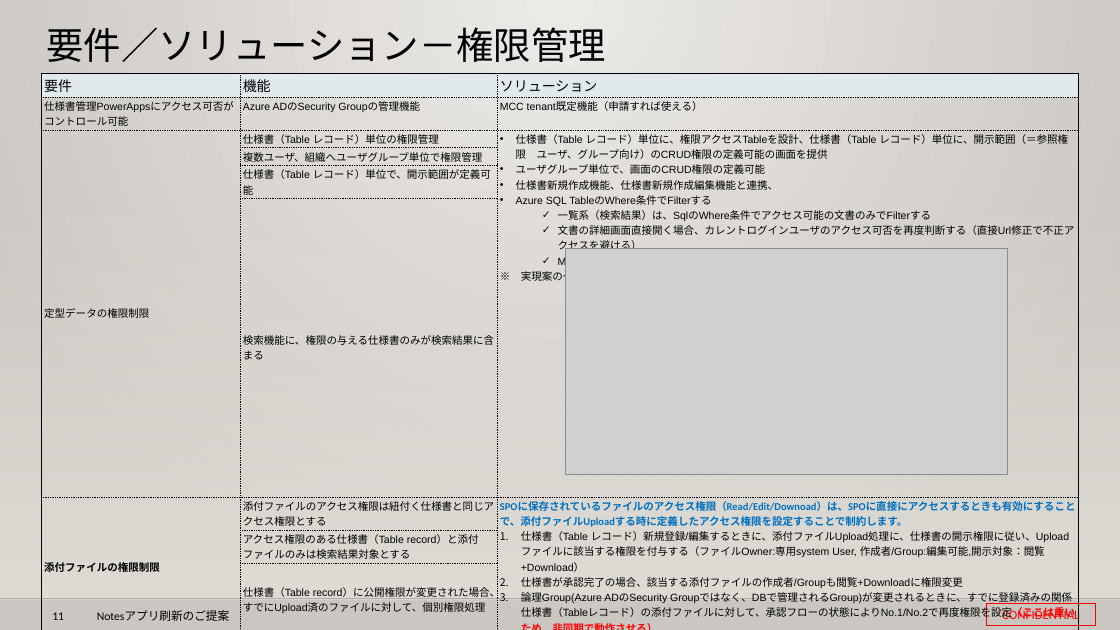
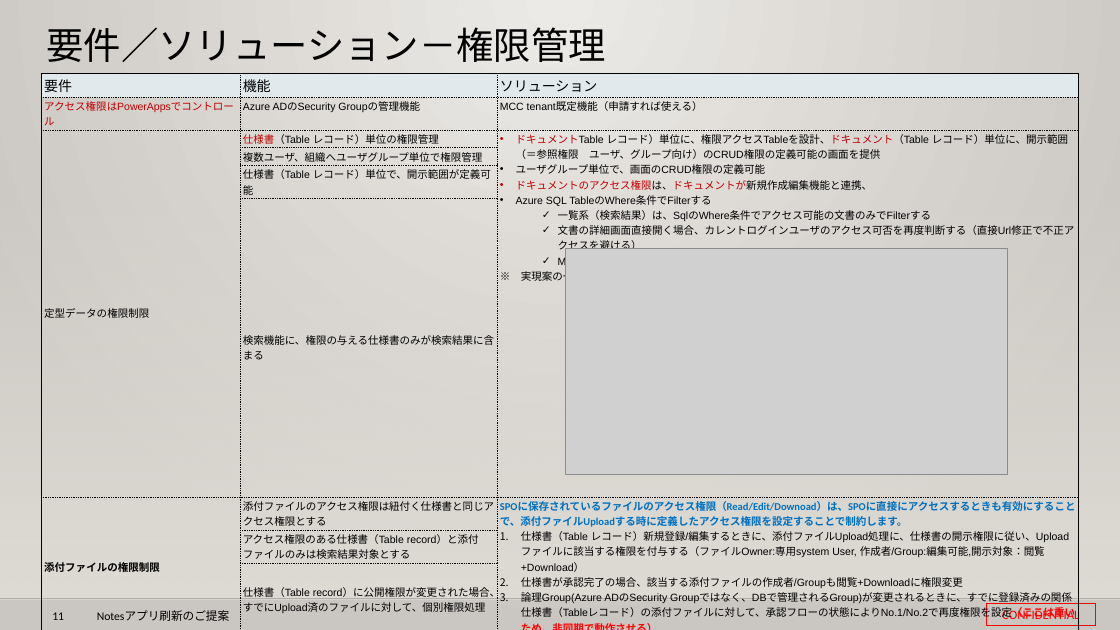
Before and after one commit to 0494938/Notes--CMS-Online, a slide deck: slide 11 of Notesアプリ刷新プロジェクト提案見積もり.v3.pptx. Drawn at 1120x630 pixels with LibreOffice and Linux fonts; fonts in the diff are those of the drawing; grey boxes stand for pictures; background and template pictures are left out. Boxes give left, top, right and bottom in pixels: in the first picture for what was removed or moved away, otherwise in the second. Text is boxed around its words. In the diff, an @@ line names an element or a change of style, - is before the commit and + after.

```diff
--- a/Notesアプリ刷新プロジェクト提案見積もり.v3.pptx
+++ b/Notesアプリ刷新プロジェクト提案見積もり.v3.pptx
@@ table at [42,74,1079,624] @@
-row 2, column 1: 仕様書管理PowerAppsにアクセス可否がコントロール可能
+row 2, column 1: アクセス権限はPowerAppsでコントロール
-row 3, column 3: 仕様書（Table レコード）単位に、権限アクセスTableを設計、仕様書（Table レコード）単位に、開示範囲（＝参照権限 ユーザ、グループ向け）のCRUD権限の定義可能の画面を提供 / ユーザグループ単位で、画面のCRUD権限の定義可能 / 仕様書新規作成機能、仕様書新規作成編集機能と連携、 / Azure SQL TableのWhere条件でFilterする / 一覧系（検索結果）は、SqlのWhere条件でアクセス可能の文書のみでFilterする / 文書の詳細画面直接開く場合、カレントログインユーザのアクセス可否を再度判断する（直接Url修正で不正アクセスを避ける） / MCC様社内の共通リスト（社員情報マスタ、組織情報マスタ）を利用し、既存資産を活用する / ※ 実現案の一例であり、今回案件の組織定義・権限管理粒度に合わせて設計フェーズに、詳細化する予定
+row 3, column 3: ドキュメントTable レコード）単位に、権限アクセスTableを設計、ドキュメント（Table レコード）単位に、開示範囲（＝参照権限 ユーザ、グループ向け）のCRUD権限の定義可能の画面を提供 / ユーザグループ単位で、画面のCRUD権限の定義可能 / ドキュメントのアクセス権限は、ドキュメントが新規作成編集機能と連携、 / Azure SQL TableのWhere条件でFilterする / 一覧系（検索結果）は、SqlのWhere条件でアクセス可能の文書のみでFilterする / 文書の詳細画面直接開く場合、カレントログインユーザのアクセス可否を再度判断する（直接Url修正で不正アクセスを避ける） / MCC様社内の共通リスト（社員情報マスタ、組織情報マスタ）を利用し、既存資産を活用する / ※ 実現案の一例であり、今回案件の組織定義・権限管理粒度に合わせて設計フェーズに、詳細化する予定
@@ text colour #000000 to #C00000 in "仕様書（Table" @@
```
Also in this commit, not shown: 6 other slides changed, 1 slide added, 1 slide removed, 1 other file.
